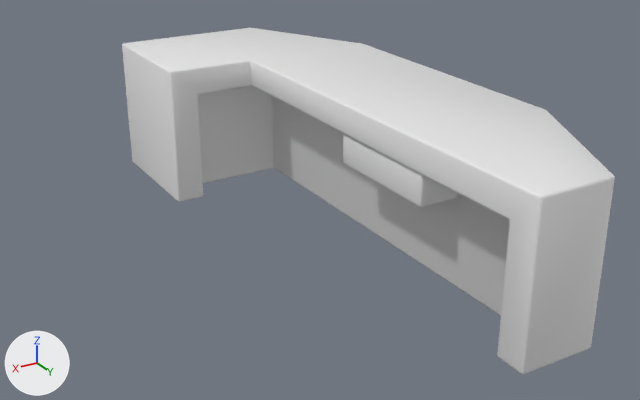
What one commit did to the FBX model HomeWrecker/Assets/Art/Winkel/Props/Fbx/Kassa rij 2.fbx.
One viewpoint serves both versions: a camera (50 mm lens) standing at (2.7, 3.86, 2.26) and looking at (0.33, -0.1, 0.28). The lights are fixed; the arrows at lower left show +X, +Y and +Z. Where no turn or scale is listed for an object, it has been applied to the vertices.

The older version as bpy lines, for what is in view:
```python
me_cube_005 = bpy.data.meshes.new('Cube.005')
me_cube_005.from_pydata(...)  # 238 vertices, 236 faces; spans x -0.61..0.79, y -1.93..1.5, z 0.0..0.86
me_cube_005.materials.append(mat_kassastand)  # white #e7e7e7
ob_kassatoonbank_001 = bpy.data.objects.new('KassaToonbank.001', me_cube_005)
ob_kassatoonbank_001.location = (0.0, 0.0, 0.0)
```
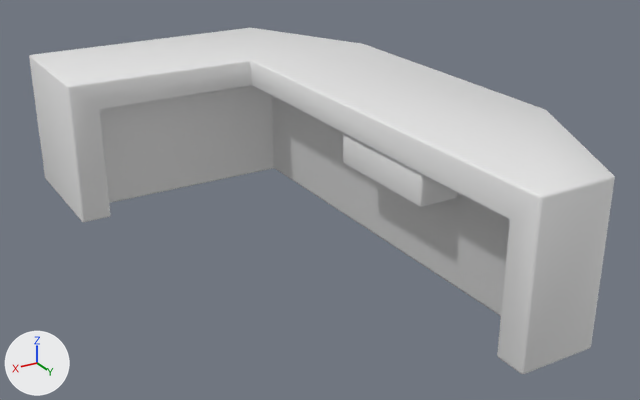
Commit message: Nieuw kassa rij model

Changed parts and their boxes (x1, y1, x2, y2) in the pictures (640 x 400 px; the box of a moved part takes in the faces that stretch with it):
'KassaToonbank.001', reshaped (19% wider): before (122, 28, 615, 374); after (29, 28, 615, 374)
part 1 of me_cube_005, moved or reshaped: before (122, 28, 273, 202); after (29, 28, 273, 222)

Edits to the bpy script that builds the scene:
```text
Change me_cube_005:
    where me_cube_005.from_pydata(...)  # 238 vertices, 236 faces; spans x -0.61..0.79, y -1.93..1.5, z 0.0..0.86
    used by ob_kassatoonbank_001; location = (0.0, 0.0, 0.0)
    me_cube_005 part 1: all 56 vertices in x 0.6..0.79, y -1.93..-1.07, z 0.0..0.86 are moved by (0.62, 0.0, 0.0)
```
